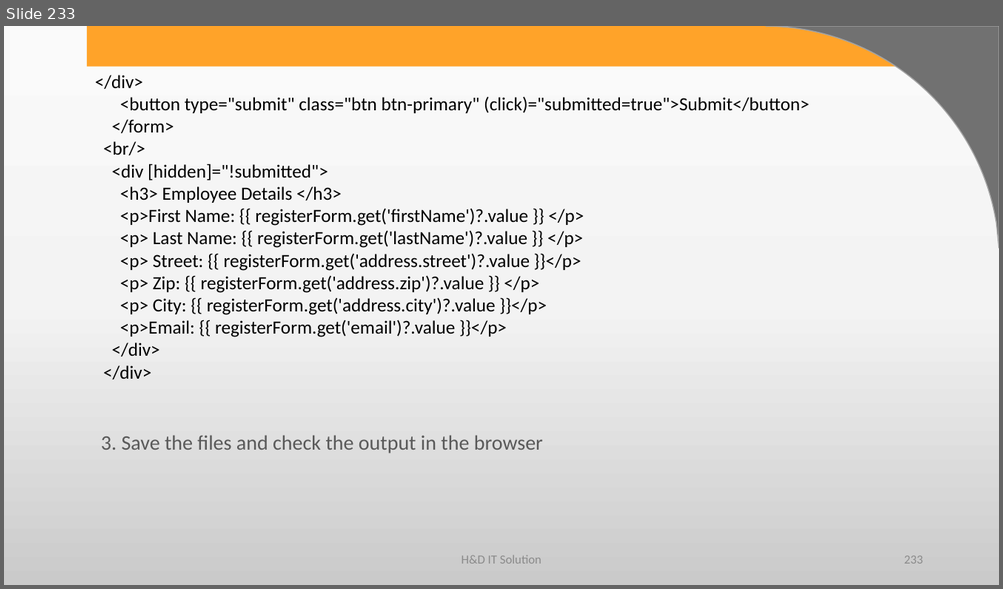
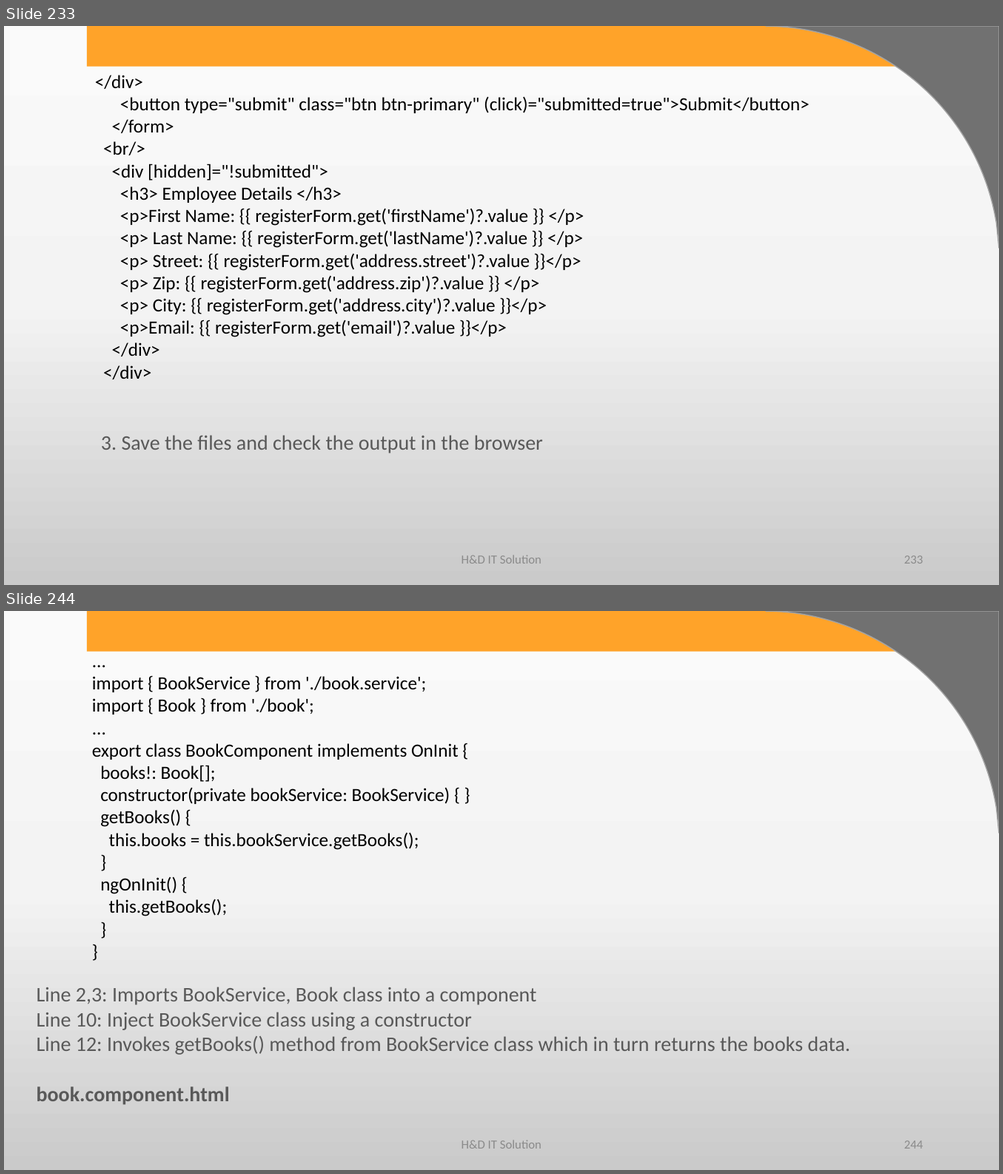
Before and after one commit to harshadasawant/forms, a slide deck: ppt/ANGULAR.pptx. Shown one above the other, each under a label of ours: slide 233 before the commit, slides 233 and 244 after it; the slides between them are not shown. The pictures are 1003x589 and 1003x1174 pixels, drawn with LibreOffice and Linux fonts; fonts in the diff are those of the drawing; background and template pictures are left out. Boxes give left, top, right and bottom in pixels: in the first picture for what was removed or moved away, otherwise in the second. Text is boxed around its words. In the diff, an @@ line names an element or a change of style, - is before the commit and + after.

Commit message:
added service

```diff
--- a/ppt/ANGULAR.pptx
+++ b/ppt/ANGULAR.pptx
@@ slide 244 added at (4, 611, 999, 1170), background gradient #FBFBFB to #F4F4F4 to #CBCBCB; not listed: 2 template elements that a slide beside it also shows @@
@@ text added at (92, 676, 458, 917), 18 pt, text #000000 @@
+...
+import { BookService } from './book.service';
+import { Book } from './book';
+...
+export class BookComponent implements OnInit {
+books!: Book[];
+constructor(private bookService: BookService) { }
+getBooks() {
+this.books = this.bookService.getBooks();
+}
+ngOnInit() {
+this.getBooks();
+}
+}
@@ text added at (37, 987, 850, 1105), 20 pt, text #595959 @@
+Line 2,3: Imports BookService, Book class into a component
+Line 10: Inject BookService class using a constructor
+Line 12: Invokes getBooks() method from BookService class which in turn returns the books data.
+book.component.html
@@ text added at (461, 1141, 541, 1149), 12 pt, text #8C8C8C @@
+H&D IT Solution
@@ page number added at (904, 1141, 922, 1149), 12 pt, text #8C8C8C @@
+244
```
Also in this commit, not shown: 25 other slides added, 12 other files.
